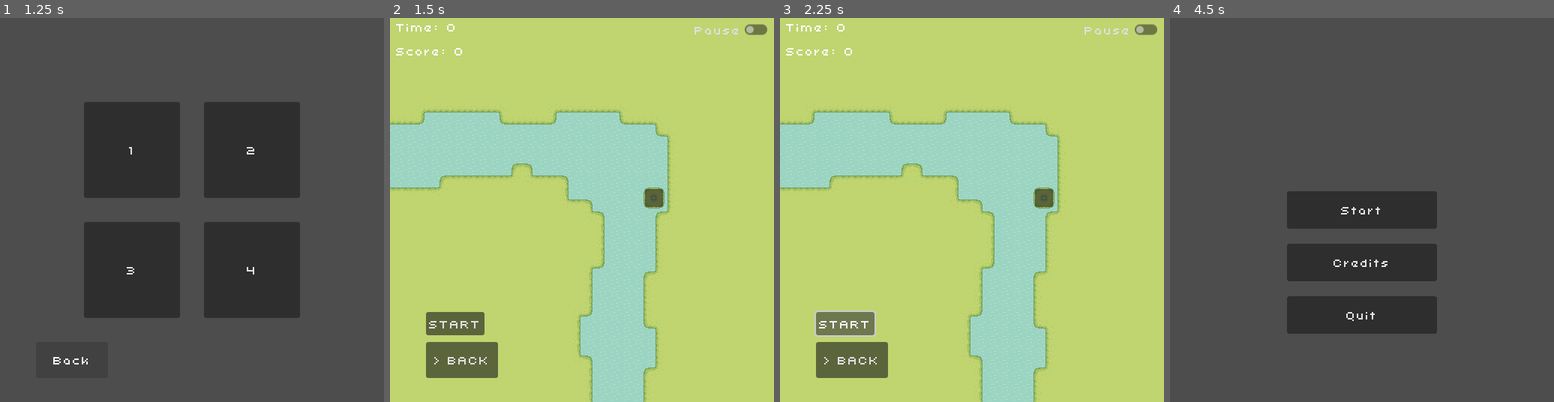
Above: before the commit, frames 1-4 (left to right).
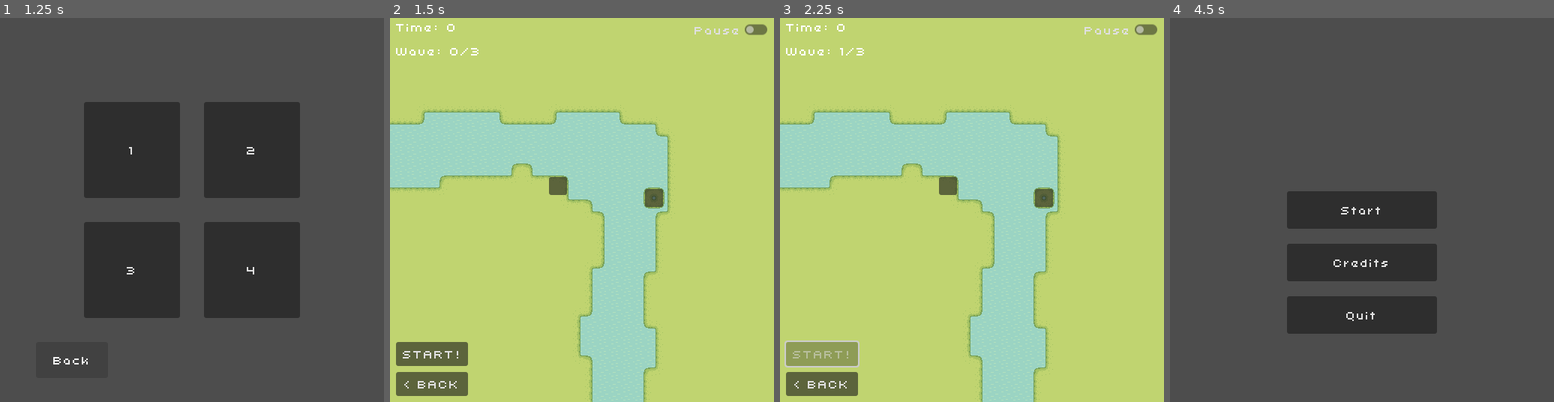
Above: after the commit, the same moments.

Repository: Hellorelei/Steps
Game: Godot game, scene res://levels/level_01.tscn
The game is run twice, just before and just after one commit, with the same random seed, the same clock (stepped at 60 frames per second) and the same inputs. This scene is started directly instead of the project's main scene.
Inputs (mouse positions are in pixels of both pictures, inside the frame that each line leads up to):
- Up to frame 1 (1.25 s): click "> BACK" at 0.5 s
- Up to frame 2 (1.5 s): click "1" at 1.25 s
- Up to frame 3 (2.25 s): click "START" (after the commit: "START!") at 2 s
- Up to frame 4 (4.5 s): click (1235, 325) at 2.75 s, where only the run before the commit has a clickable "START"; click "> BACK" (after the commit: "< BACK") at 3.5 s; click "Back" at 4.25 s

Frame 1 is identical in both runs. In frame 2, 3.8% of the frame differs, in the area x 1-47%, y 7-99%; in frame 3, 4.7%; in frame 4, nothing differs.
Error before the commit: Invalid access to property or key 'position' on a base object of type 'null instance'. (res://levels/level_1.gd:21)
Error after the commit: Invalid assignment of property or key 'text' with value of type 'String' on a base object of type 'null instance'. (res://levels/level_1.gd:44)

Commit message:
Added mob tracking + game over + victory

Diff:
--- a/steps-godot/generic_mob.gd
+++ b/steps-godot/generic_mob.gd
@@ -25,21 +25,11 @@
 # Called every frame. 'delta' is the elapsed time since the previous frame.
 func _process(delta: float) -> void:
 
-	#print(progress)
 	var target_mob_location = $Path2D/PathFollow2D
 	target_mob_location.progress_ratio = progress
-	#print("pos" + str(mob_location.position))
-	#print("pro" + str(mob_location.progress_ratio))
-
-	## position = mob_location.position
 
 	var dir_vector = target_mob_location.position - position
-	#var dir_vector_x = target_mob_location.position.x - position.x
-	#var dir_vector_y = target_mob_location.position.y - position.y
-	#print("gpos: " + str(global_position))
-	#print("cpos: " + str(captor_position))
 	var dir_captor = captor_position - global_position
-	#var dir_vector = Vector2(dir_vector_x, dir_vector_y)
 
 	if not is_caught:
 		apply_central_force(dir_vector)
@@ -49,34 +39,41 @@
 		apply_central_force(
 			dir_captor.normalized() * clamp(time_spent_in, 0, 100)
 			)
-		# hp = hp - 1
-	if hp < 0:
-		pass
-		# queue_free()
 
 	$DebugLine2D.points = PackedVector2Array([Vector2(0, 0), linear_velocity])
-	#print(dir_vector_x)
-	#print(dir_vector_y)
 
-	#print(progress)
 	pass
 
 
 func _on_visible_on_screen_notifier_2d_screen_exited() -> void:
 	queue_free()
 
-func hit(dmg) -> void:
-	pass
-	# hp = hp - dmg
-	# if hp <= 0:
-	#	queue_free()
-	#	print("pop!")
+func hit(dmg: int = 1, dot: bool = false) -> void:
+	hp = hp - dmg
+	# Flashes the sprite red to indicate damage was taken
+	$AnimatedSprite2D.self_modulate = Color(1, 0.2, 0.2, 1)
+	await get_tree().create_timer(0.2).timeout
+	$AnimatedSprite2D.self_modulate = Color(1, 1, 1, 1)
+	print("bonk!")
 
-func caught(in_captor_position: Vector2) -> void:
+	if hp <= 0:
+		queue_free()
+		print("pop!")
+
+	# Re-applies damage if it is damage over time
+	if dot:
+		await get_tree().create_timer(1).timeout
+		if is_caught:
+			hit(dmg, true)
+
+func caught(in_captor_position: Vector2, captor_type: String) -> void:
 	is_caught = true
 	print("——————————caught!")
 	captor_position = in_captor_position
-	#add_constant_central_force(captor_position)
+	print(captor_type)
+	if captor_type == "generic":
+		await get_tree().create_timer(1).timeout
+		hit(2, true)
 
 func release() -> void:
 	is_caught = false
--- a/steps-godot/generic_mob.tscn
+++ b/steps-godot/generic_mob.tscn
@@ -32,14 +32,20 @@
 }
 point_count = 5
 
-[node name="RigidBody2D" type="RigidBody2D"]
+[node name="RigidBody2D" type="RigidBody2D" groups=["enemy_group"]]
 gravity_scale = 0.0
+max_contacts_reported = 30
 script = ExtResource("1_ikgdm")
 
 [node name="AnimatedSprite2D" type="AnimatedSprite2D" parent="."]
 scale = Vector2(0.1, 0.1)
 sprite_frames = SubResource("SpriteFrames_oskjb")
 animation = &"live"
+
+[node name="HitCanvasModulate" type="CanvasModulate" parent="AnimatedSprite2D"]
+visible = false
+scale = Vector2(10, 10)
+color = Color(1, 0.141176, 0.141176, 1)
 
 [node name="CollisionShape2D" type="CollisionShape2D" parent="."]
 shape = SubResource("CapsuleShape2D_4vlnc")
--- a/steps-godot/generic_turret.gd
+++ b/steps-godot/generic_turret.gd
@@ -1,25 +1,43 @@
 extends Area2D
+var turret_type: String
+var caught_list: Array
 
 # Called when the node enters the scene tree for the first time.
 func _ready() -> void:
+	turret_type = "generic"
 	$AnimatedSprite2D.animation = "default"
 	$AnimatedSprite2D.play()
+	caught_list = []
 
 
 # Called every frame. 'delta' is the elapsed time since the previous frame.
 func _process(delta: float) -> void:
 	pass
 
+# Delete turret: we release all bodies ever caught by it first.
 func delete() -> void:
+	for body in caught_list:
+		body.release()
 	queue_free()
 
 
 func _on_body_entered(body: Node2D) -> void:
 	print("hit!")
 	if body is RigidBody2D:
+		caught_list.append(body)
 		var target_pos = body.global_position
 		var self_pos = $AnimatedSprite2D.global_position
 		print(target_pos)
 		print(self_pos)
-		body.caught(self_pos)
-	pass # Replace with function body.
+		body.caught(self_pos, turret_type)
+		print(caught_list)
+
+func _on_body_exited(body: Node2D) -> void:
+	print("bye!")
+	print(caught_list)
+	if body is RigidBody2D:
+		body.release()
+		if body in caught_list:
+			caught_list.erase(body)
+			print("list without:")
+			print(caught_list)
--- a/steps-godot/generic_turret.tscn
+++ b/steps-godot/generic_turret.tscn
@@ -73,3 +73,4 @@
 polygon = PackedVector2Array(0, -64, 48, -48, 64, 0, 48, 48, 0, 64, -48, 48, -64, 0, -48, -48)
 
 [connection signal="body_entered" from="." to="." method="_on_body_entered"]
+[connection signal="body_exited" from="." to="." method="_on_body_exited"]
--- a/steps-godot/levels/level_1.gd
+++ b/steps-godot/levels/level_1.gd
@@ -2,43 +2,70 @@
 
 @export var generic_mob: PackedScene
 @export var turret_handler: PackedScene
-@export var enemy_waves: Array
+@export var enemy_waves: Array = [
+		["can"],
+		["can", "can", "can"],
+		["can", "can", "can", "can", "can", "can", "can"]
+	]
 
-var score:int
+var current_wave:int
 var gametime:float
 var game_started:bool
+var total_waves: int
+var check_victory: bool
 
 # Called when the node enters the scene tree for the first time.
 func _ready():
 	# Adding a test mob!
-	var mob = generic_mob.instantiate()
-	mob.position = $MobSpawnMarker2D.position
-	mob.self_curve = $MobPath.curve
-	mob.rotation = randf()
-	add_child(mob)
+	#var mob = generic_mob.instantiate()
+	#mob.position = $MobSpawnMarker2D.position
+	#mob.self_curve = $MobPath.curve
+	#mob.rotation = randf()
+	#add_child(mob)
 
-	var turret_base = turret_handler.instantiate()
-	turret_base.position = $TurretMarker2D.position
-	add_child(turret_base)
+	for base in get_tree().get_nodes_in_group("turret_base_group"):
+		print(base)
+		var turret_base = turret_handler.instantiate()
+		turret_base.position = base.position
+		add_child(turret_base)
 
+	#var turret_base = turret_handler.instantiate()
+	#turret_base.position = $TurretMarker2D.position
+	#add_child(turret_base)
+
+	total_waves = len(enemy_waves)
 	gametime = 0
 	game_started = 0
+	check_victory = false
 
 # Called every frame. 'delta' is the elapsed time since the previous frame.
 func _process(delta: float) -> void:
 	gametime += delta
 	$Time.text = "Time: " + str(int(floor(gametime)))
-	$Score.text = "Score: " + str(int(floor(score)))
-	pass
+	$Wave.text = "Wave: " + str(current_wave) + "/" + str(total_waves)
+	if check_victory:
+		if not get_tree().get_nodes_in_group("enemy_group"):
+			print("yay!")
+			# add victory function here :)
+			$CheckButton.button_pressed = true
 
 func _on_b_button_1_pressed():
+	get_tree().paused = false
 	get_tree().change_scene_to_file("res://ui_level.tscn")
 
 func enemy_wave(index:int):
+	print("wave in:" + str(index))
+	current_wave = index + 1
 	for enemy in enemy_waves[index]:
 		add_enemy(enemy)
 		await get_tree().create_timer(1).timeout
-	pass
+	await get_tree().create_timer(10).timeout
+	print(len(enemy_waves))
+	if (index + 1) < len(enemy_waves):
+		print(str(index + 1) + ":" + str(len(enemy_waves)))
+		enemy_wave(index + 1)
+	else:
+		check_victory = true
 
 func add_enemy(enemy:String):
 	var mob = generic_mob.instantiate()
@@ -48,16 +75,31 @@
 	add_child(mob)
 
 func start_game():
-	enemy_wave(1)
+	enemy_wave(0)
 
 func _on_check_button_toggled(toggled_on: bool) -> void:
 	if toggled_on:
 		get_tree().paused = true
+		$PauseOverlayPolygon2D.visible = true
+		#modulate = Color(0.3, 0.3, 0.3, 1)
+		$GamePausedLabel.visible = true
 	else:
 		get_tree().paused = false
+		$PauseOverlayPolygon2D.visible = false
+		#modulate = Color(1, 1, 1, 1)
+		$GamePausedLabel.visible = false
 
 
 func _on_button_button_down() -> void:
 	if not game_started:
 		start_game()
+		$StartButton.disabled = true
 	pass # Replace with function body.
+
+
+func _on_failure_area_2d_body_entered(body: Node2D) -> void:
+	if body is RigidBody2D:
+		print("game over!")
+		# TODO: move to game over scene
+		# The function will take a level in to have a restart
+		# level option; we'll do that later.
--- a/steps-godot/levels/level_1.tscn
+++ b/steps-godot/levels/level_1.tscn
@@ -181,7 +181,6 @@
 script = ExtResource("1_3hls8")
 generic_mob = ExtResource("2_5hph3")
 turret_handler = ExtResource("3_gwceb")
-enemy_waves = [["can"], ["can", "can", "can"], []]
 
 [node name="Sprites" parent="." instance=ExtResource("2_rka8t")]
 
@@ -198,13 +197,14 @@
 tile_map_data = PackedByteArray("AAAGAAAAAAABAAEAAAAHAAAAAAABAAEAAAAIAAAAAAABAAEAAAAJAAAAAAABAAEAAAAKAAAAAAABAAEAAAALAA …(15200 unchanged characters)…
 tile_set = ExtResource("8_l53as")
 
-[node name="BButton1" type="Button" parent="."]
+[node name="BackButton" type="Button" parent="."]
 process_mode = 3
-offset_left = 48.0
-offset_top = 432.0
-offset_right = 144.0
-offset_bottom = 480.0
-text = "> BACK"
+z_index = 11
+offset_left = 8.0
+offset_top = 472.0
+offset_right = 104.0
+offset_bottom = 504.0
+text = "< BACK"
 
 [node name="MobPath" type="Path2D" parent="."]
 curve = SubResource("Curve2D_rka8t")
@@ -219,37 +219,63 @@
 position = Vector2(248, 504)
 
 [node name="FailureCollisionShape2D" type="CollisionShape2D" parent="FailureArea2D"]
-position = Vector2(55, 31)
+position = Vector2(56, 48)
 shape = SubResource("RectangleShape2D_rka8t")
 
 [node name="CheckButton" type="CheckButton" parent="."]
 process_mode = 3
+z_index = 11
 offset_left = 400.0
 offset_right = 510.0
 offset_bottom = 31.0
 text = "Pause"
 
-[node name="Button" type="Button" parent="."]
-offset_left = 48.0
-offset_top = 392.0
-offset_right = 118.0
-offset_bottom = 423.0
-text = "START"
-
-[node name="Score" type="RichTextLabel" parent="."]
+[node name="StartButton" type="Button" parent="."]
+offset_left = 8.0
+offset_top = 432.0
+offset_right = 104.0
+offset_bottom = 464.0
+text = "START!"
+
+[node name="Wave" type="RichTextLabel" parent="."]
+z_index = 11
 offset_left = 8.0
 offset_top = 32.0
 offset_right = 128.0
 offset_bottom = 64.0
+text = "Wave: "
 
 [node name="Time" type="RichTextLabel" parent="."]
+z_index = 11
 offset_left = 8.0
 offset_right = 128.0
 offset_bottom = 32.0
-
-[node name="TurretMarker2D" type="Marker2D" parent="."]
+text = "Time: "
+
+[node name="TurretMarker2D" type="Marker2D" parent="." groups=["turret_base_group"]]
 position = Vector2(352, 240)
 
-[connection signal="pressed" from="BButton1" to="." method="_on_b_button_1_pressed"]
+[node name="TurretMarker2D2" type="Marker2D" parent="." groups=["turret_base_group"]]
+position = Vector2(224, 224)
+
+[node name="GamePausedLabel" type="Label" parent="."]
+visible = false
+z_index = 11
+offset_left = 216.0
+offset_top = 232.0
+offset_right = 300.0
+offset_bottom = 281.0
+text = "GAME
+PAUSED"
+horizontal_alignment = 1
+
+[node name="PauseOverlayPolygon2D" type="Polygon2D" parent="."]
+visible = false
+z_index = 10
+color = Color(0, 0, 0, 0.501961)
+polygon = PackedVector2Array(-16, -16, 528, -16, 528, 528, -16, 528)
+
+[connection signal="pressed" from="BackButton" to="." method="_on_b_button_1_pressed"]
+[connection signal="body_entered" from="FailureArea2D" to="." method="_on_failure_area_2d_body_entered"]
 [connection signal="toggled" from="CheckButton" to="." method="_on_check_button_toggled"]
-[connection signal="button_down" from="Button" to="." method="_on_button_button_down"]
+[connection signal="button_down" from="StartButton" to="." method="_on_button_button_down"]
--- a/steps-godot/project.godot
+++ b/steps-godot/project.godot
@@ -25,6 +25,11 @@
 
 enabled=PackedStringArray("res://addons/tileset_collision_generator_free_version/plugin.cfg")
 
+[global_group]
+
+turret_base_group="Contains all turret bases throughout the levels to autopopulate at _ready()"
+enemy_group=""
+
 [gui]
 
 theme/custom_font="uid://ce3h47fqe3q7d"
--- a/steps-godot/turret_handler.gd
+++ b/steps-godot/turret_handler.gd
@@ -15,7 +15,7 @@
 	turret_selected = "empty"
 	turret_buttons = [
 		$AddTurret1Button1, $AddTurret1Button2, $AddTurret1Button3,
-		$AddTurret1Button4, $AddTurret1Button5, $AddTurret1Button6
+		$AddTurret1Button4
 		]
 	delete_button = [
 		$DeleteTurretButton
--- a/steps-godot/turret_handler.tscn
+++ b/steps-godot/turret_handler.tscn
@@ -41,10 +41,10 @@
 offset_bottom = 12.0
 
 [node name="AddTurret1Button1" type="Button" parent="."]
-offset_left = -12.0
-offset_top = -44.0
-offset_right = 12.0
-offset_bottom = -20.0
+offset_left = 20.0
+offset_top = -28.0
+offset_right = 44.0
+offset_bottom = -4.0
 
 [node name="Label" type="Label" parent="AddTurret1Button1"]
 layout_mode = 0
@@ -52,47 +52,11 @@
 offset_bottom = 24.0
 text = "t1"
 
-[node name="AddTurret1Button2" type="Button" parent="."]
-offset_left = 20.0
-offset_top = -28.0
-offset_right = 44.0
-offset_bottom = -4.0
-
-[node name="Label" type="Label" parent="AddTurret1Button2"]
-layout_mode = 0
-offset_right = 24.0
-offset_bottom = 24.0
-text = "t2"
-
-[node name="AddTurret1Button6" type="Button" parent="."]
+[node name="AddTurret1Button4" type="Button" parent="."]
 offset_left = -44.0
 offset_top = -28.0
 offset_right = -20.0
 offset_bottom = -4.0
-
-[node name="Label" type="Label" parent="AddTurret1Button6"]
-layout_mode = 0
-offset_right = 24.0
-offset_bottom = 24.0
-text = "t6"
-
-[node name="AddTurret1Button5" type="Button" parent="."]
-offset_left = -44.0
-offset_top = 4.0
-offset_right = -20.0
-offset_bottom = 28.0
-
-[node name="Label" type="Label" parent="AddTurret1Button5"]
-layout_mode = 0
-offset_right = 24.0
-offset_bottom = 24.0
-text = "t5"
-
-[node name="AddTurret1Button4" type="Button" parent="."]
-offset_left = -12.0
-offset_top = 20.0
-offset_right = 12.0
-offset_bottom = 44.0
 
 [node name="Label" type="Label" parent="AddTurret1Button4"]
 layout_mode = 0
@@ -101,9 +65,9 @@
 text = "t4"
 
 [node name="AddTurret1Button3" type="Button" parent="."]
-offset_left = 20.0
+offset_left = -44.0
 offset_top = 4.0
-offset_right = 44.0
+offset_right = -20.0
 offset_bottom = 28.0
 
 [node name="Label" type="Label" parent="AddTurret1Button3"]
@@ -111,6 +75,18 @@
 offset_right = 24.0
 offset_bottom = 24.0
 text = "t3"
+
+[node name="AddTurret1Button2" type="Button" parent="."]
+offset_left = 20.0
+offset_top = 4.0
+offset_right = 44.0
+offset_bottom = 28.0
+
+[node name="Label" type="Label" parent="AddTurret1Button2"]
+layout_mode = 0
+offset_right = 24.0
+offset_bottom = 24.0
+text = "t2"
 
 [node name="DeleteTurretButton" type="Button" parent="."]
 offset_left = 20.0
@@ -122,7 +98,7 @@
 layout_mode = 0
 offset_right = 24.0
 offset_bottom = 24.0
-text = "t3"
+text = " X"
 
 [connection signal="button_down" from="BaseButton" to="." method="_on_base_button_button_down"]
 [connection signal="button_down" from="AddTurret1Button1" to="." method="_on_add_turret_1_button_1_button_down"]
